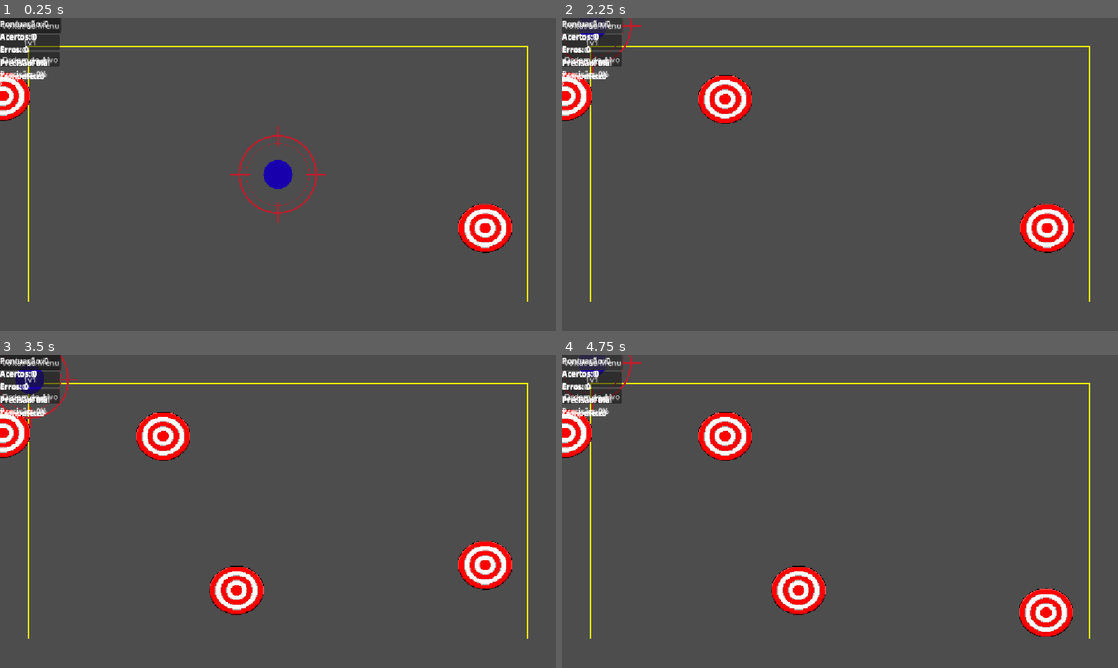
Above: before the commit, frames 1-4 (two rows, left to right).
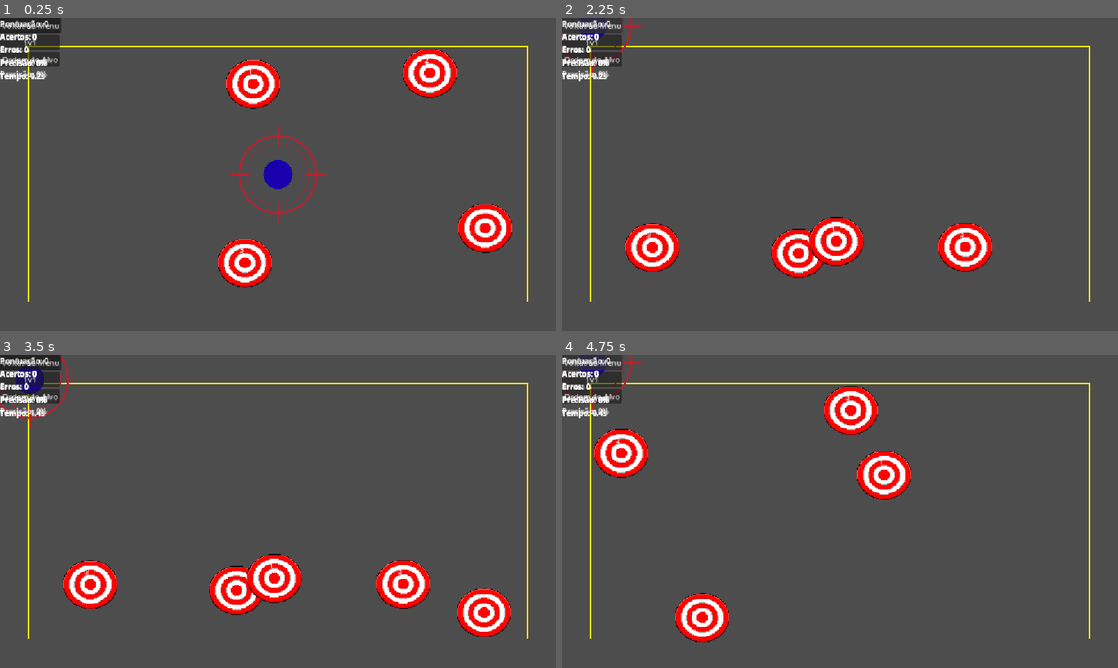
Above: after the commit, the same moments.

Repository: ditoslv/JOGO_CG2VA
Game: Godot game, scene res://main.tscn
Same seed, same stepped clock (60 frames per second), same inputs: the game is played once before the commit and once after it.
Inputs:
- Up to frame 1 (0.25 s): no input
- Up to frame 2 (2.25 s): click "1v1" at 0.5 s; click "Ordem do Alvo" at 1.25 s; click "Voltar ao Menu" at 2 s
- Up to frame 3 (3.5 s): click "1v1" at 2.75 s
- Up to frame 4 (4.75 s): click "Ordem do Alvo" at 3.5 s; click "Voltar ao Menu" at 4.25 s

The runs differ from the first frame. In frame 1, 4.4% of the frame differs, in the area x 0-83%, y 0-87%; in frame 2, 7.8%; in frame 3, 8.0%; in frame 4, 9.3%, in the area x 0-92%, y 0-92%.

Commit message:
tentando ajeitar menu e essas coisas da interface
estou ficando maluca

Diff:
--- /dev/null
+++ b/TESTES/Menu.tscn
@@ -0,0 +1,32 @@
+[gd_scene format=3 uid="uid://cgsafqx653u6a"]
+
+[ext_resource type="Script" uid="uid://qdxy1fd2bi5i" path="res://scripts/ui/menu.gd" id="7_r3q2r"]
+
+[node name="Menu" type="Control" unique_id=2089482261]
+layout_mode = 3
+anchors_preset = 0
+offset_right = 40.0
+offset_bottom = 40.0
+script = ExtResource("7_r3q2r")
+
+[node name="VBoxContainer" type="VBoxContainer" parent="." unique_id=1347669332]
+layout_mode = 0
+offset_right = 40.0
+offset_bottom = 40.0
+
+[node name="Button" type="Button" parent="VBoxContainer" unique_id=650934093]
+layout_mode = 2
+text = "Solo"
+
+[node name="Button2" type="Button" parent="VBoxContainer" unique_id=200197031]
+layout_mode = 2
+text = "1v1
+"
+
+[node name="Button3" type="Button" parent="VBoxContainer" unique_id=1784308318]
+layout_mode = 2
+text = "Ordem do Alvo"
+
+[connection signal="pressed" from="VBoxContainer/Button" to="." method="_on_button_pressed"]
+[connection signal="pressed" from="VBoxContainer/Button2" to="." method="_on_button_2_pressed"]
+[connection signal="pressed" from="VBoxContainer/Button3" to="." method="_on_button_3_pressed"]
--- a/TESTES/Teste_core.tscn
+++ b/TESTES/Teste_core.tscn
@@ -6,7 +6,7 @@
 [ext_resource type="Script" uid="uid://cllj5s26xrkvq" path="res://scripts/Core/Disparo.gd" id="2_jux5a"]
 [ext_resource type="Script" uid="uid://buup8ds55ltry" path="res://scripts/Core/TargetSpawner.gd" id="3_vcogu"]
 [ext_resource type="PackedScene" uid="uid://cyg2v6d3pvwo2" path="res://scenes/Targets/Target.tscn" id="4_target"]
-[ext_resource type="Script" uid="uid://qdxy1fd2bi5i" path="res://scripts/ui/menu.gd" id="7_46cfb"]
+[ext_resource type="PackedScene" uid="uid://cgsafqx653u6a" path="res://TESTES/Menu.tscn" id="7_46cfb"]
 [ext_resource type="PackedScene" uid="uid://dydgxgiy8lrrk" path="res://scenes/modes/order_mode.tscn" id="8_38t1j"]
 [ext_resource type="PackedScene" uid="uid://bb5y78wdwf46d" path="res://scenes/ui/hud.tscn" id="9_142bc"]
 [ext_resource type="PackedScene" uid="uid://bia2ga1ibfc4d" path="res://scenes/ui/result_screen.tscn" id="10_vxhi4"]
@@ -34,30 +34,7 @@
 offset_right = 40.0
 offset_bottom = 23.0
 
-[node name="Menu" type="Control" parent="." unique_id=580907947]
-layout_mode = 3
-anchors_preset = 0
-offset_right = 40.0
-offset_bottom = 40.0
-script = ExtResource("7_46cfb")
-
-[node name="VBoxContainer" type="VBoxContainer" parent="Menu" unique_id=2097245433]
-layout_mode = 0
-offset_right = 40.0
-offset_bottom = 40.0
-
-[node name="Button" type="Button" parent="Menu/VBoxContainer" unique_id=1332493251]
-layout_mode = 2
-text = "Solo"
-
-[node name="Button2" type="Button" parent="Menu/VBoxContainer" unique_id=2068690506]
-layout_mode = 2
-text = "1v1
-"
-
-[node name="Button3" type="Button" parent="Menu/VBoxContainer" unique_id=1608311938]
-layout_mode = 2
-text = "Ordem do Alvo"
+[node name="Menu" parent="." unique_id=2089482261 instance=ExtResource("7_46cfb")]
 
 [node name="OrderMode" parent="." unique_id=1456624125 instance=ExtResource("8_38t1j")]
 
@@ -65,10 +42,7 @@
 
 [node name="ResultScreen" parent="." unique_id=1989643837 instance=ExtResource("10_vxhi4")]
 
-[connection signal="pressed" from="Menu/VBoxContainer/Button" to="Menu" method="_on_button_pressed"]
-[connection signal="pressed" from="Menu/VBoxContainer/Button2" to="Menu" method="_on_button_2_pressed"]
-[connection signal="pressed" from="Menu/VBoxContainer/Button3" to="Menu" method="_on_button_3_pressed"]
-
+[editable path="Menu"]
 [editable path="OrderMode"]
 [editable path="OrderMode/HUD"]
 [editable path="HUD"]
--- a/scenes/menu/Menu.tscn
+++ b/scenes/menu/Menu.tscn
@@ -10,6 +10,20 @@
 [ext_resource type="PackedScene" uid="uid://dydgxgiy8lrrk" path="res://scenes/modes/order_mode.tscn" id="8_1upmo"]
 [ext_resource type="PackedScene" uid="uid://bb5y78wdwf46d" path="res://scenes/ui/hud.tscn" id="9_2l3mi"]
 [ext_resource type="PackedScene" uid="uid://bia2ga1ibfc4d" path="res://scenes/ui/result_screen.tscn" id="10_aav4f"]
+
+[sub_resource type="GDScript" id="GDScript_wn3gm"]
+script/source = "extends Node2D
+
+
+# Called when the node enters the scene tree for the first time.
+func _ready() -> void:
+	pass # Replace with function body.
+
+
+# Called every frame. 'delta' is the elapsed time since the previous frame.
+func _process(delta: float) -> void:
+	pass
+"
 
 [node name="TesteCore" type="Node2D" unique_id=427464315]
 script = ExtResource("1_h07w3")
@@ -61,6 +75,9 @@
 
 [node name="OrderMode" parent="." unique_id=1456624125 instance=ExtResource("8_1upmo")]
 
+[node name="Mira" parent="OrderMode" index="0" unique_id=1511470903]
+script = SubResource("GDScript_wn3gm")
+
 [node name="HUD" parent="." unique_id=494623424 instance=ExtResource("9_2l3mi")]
 
 [node name="ResultScreen" parent="." unique_id=1989643837 instance=ExtResource("10_aav4f")]
--- a/scripts/modes/order_mode.gd
+++ b/scripts/modes/order_mode.gd
@@ -7,7 +7,7 @@
 const TARGET_SCENE := preload("res://scenes/Targets/Target.tscn")
 
 # Área onde os alvos podem aparecer (ajuste conforme o tamanho da sua cena)
-var area_spawn: Rect2 = Rect2(Vector2(-300, -200), Vector2(600, 400))
+var area_spawn: Rect2 = Rect2(Vector2(100, 100), Vector2(800, 450))
 
 var quantidade_alvos: int = 3          # progressão: 3 -> 4-5 -> movimento -> rotação/escala
 var sequencia_correta: Array = []
@@ -123,9 +123,28 @@
 
 func rodada_concluida() -> void:
 	print("Sequência completa!")
-	quantidade_alvos += 1  # progressão de dificuldade
-	# AJUSTAR: aqui entra a chamada pra ResultScreen quando a rodada acabar de vez
-	iniciar_rodada()
+
+	# Para o cronômetro
+	hud.parar_cronometro()
+
+	# Guarda o tempo final antes de esconder o HUD
+	var tempo_final = hud.obter_tempo()
+
+	# Pega os resultados atuais da partida
+	var resultado = ScoreSystem.obter_resultado_final()
+
+	# Esconde o HUD
+	hud.hide()
+
+	# Carrega a tela de resultados
+	var result_scene = preload("res://scenes/ui/result_screen.tscn")
+	var result_screen = result_scene.instantiate()
+
+	# Adiciona a tela de resultados
+	add_child(result_screen)
+
+	# Mostra o resultado do jogador
+	result_screen.exibir_resultado_single(resultado, tempo_final)
 
 
 func _limpar_alvos_antigos() -> void:
--- a/scripts/ui/hud.gd
+++ b/scripts/ui/hud.gd
@@ -1,13 +1,28 @@
 extends Control
+
 
 @onready var label_pontuacao = $VBoxContainer/LabelPontuacao
 @onready var label_acertos = $VBoxContainer/LabelAcertos
 @onready var label_erros = $VBoxContainer/LabelErros
 @onready var label_precisao = $VBoxContainer/LabelPrecisao
+@onready var label_cronometro = $VBoxContainer/LabelCronometro
+
+
+var tempo_decorrido: float = 0.0
+var cronometro_ativo: bool = true
+
 
 func _ready() -> void:
 	ScoreSystem.score_updated.connect(_atualizar_hud)
 	_atualizar_hud(ScoreSystem.obter_resultado_final())
+
+	label_cronometro.text = "Tempo: 0.0s"
+
+
+func _process(delta: float) -> void:
+	if cronometro_ativo:
+		tempo_decorrido += delta
+		label_cronometro.text = "Tempo: %.1fs" % tempo_decorrido
 
 
 func _atualizar_hud(dados: Dictionary) -> void:
@@ -15,3 +30,16 @@
 	label_acertos.text = "Acertos: %d" % dados["acertos"]
 	label_erros.text = "Erros: %d" % dados["erros"]
 	label_precisao.text = "Precisão: %.0f%%" % (dados["precisao"] * 100)
+
+
+func iniciar_cronometro() -> void:
+	tempo_decorrido = 0.0
+	cronometro_ativo = true
+
+
+func parar_cronometro() -> void:
+	cronometro_ativo = false
+
+
+func obter_tempo() -> float:
+	return tempo_decorrido
--- a/scripts/ui/menu.gd
+++ b/scripts/ui/menu.gd
@@ -1,23 +1,21 @@
 extends Control
 
 
-# Called when the node enters the scene tree for the first time.
 func _ready() -> void:
-	pass # Replace with function body.
-
-
-# Called every frame. 'delta' is the elapsed time since the previous frame.
-func _process(delta: float) -> void:
+	# Garante que o menu esteja pronto para receber os cliques.
 	pass
 
 
+# Botão Modo Solo
 func _on_button_pressed() -> void:
-	pass # Replace with function body.
+	get_tree().change_scene_to_file("res://scenes/modes/solo_mode.tscn")
 
 
+# Botão Modo 1v1
 func _on_button_2_pressed() -> void:
-	pass # Replace with function body.
+	get_tree().change_scene_to_file("res://scenes/modes/versus_mode.tscn")
 
 
-func _on_button_3_pressed():
+# Botão Modo Ordem do Alvo
+func _on_button_3_pressed() -> void:
 	get_tree().change_scene_to_file("res://scenes/modes/order_mode.tscn")
--- a/scripts/ui/result_screen.gd
+++ b/scripts/ui/result_screen.gd
@@ -1,11 +1,54 @@
 extends Control
 
-
-# Called when the node enters the scene tree for the first time.
-func _ready() -> void:
-	pass # Replace with function body.
+@onready var painel_jogador1: VBoxContainer = $PainelJogador1
+@onready var painel_jogador2: VBoxContainer = $PainelJogador2
+@onready var label_vencedor: Label = $LabelVencedor
+@onready var botao_voltar: Button = $Button
 
 
-# Called every frame. 'delta' is the elapsed time since the previous frame.
-func _process(delta: float) -> void:
-	pass
+func _ready() -> void:
+	botao_voltar.pressed.connect(_on_voltar_pressed)
+
+	# Comportamento padrão (Solo / Ordem do Alvo): mostra o resultado atual do ScoreSystem
+	painel_jogador2.visible = false
+	label_vencedor.visible = false
+	exibir_resultado_single(ScoreSystem.obter_resultado_final())
+
+
+## dados: Dictionary no formato de ScoreSystem.obter_resultado_final()
+## tempo: tempo da rodada em segundos (opcional, -1.0 = não informado)
+func exibir_resultado_single(dados: Dictionary, tempo: float = -1.0) -> void:
+	_preencher_painel(painel_jogador1, dados, tempo)
+
+
+## Usada pelo Modo 1v1 (Integrante A): recebe o resultado de cada jogador,
+## mostra os dois painéis e aponta o vencedor por pontuação.
+func exibir_resultado_versus(dados_jogador1: Dictionary, dados_jogador2: Dictionary,
+		tempo1: float = -1.0, tempo2: float = -1.0) -> void:
+	painel_jogador2.visible = true
+	label_vencedor.visible = true
+
+	_preencher_painel(painel_jogador1, dados_jogador1, tempo1)
+	_preencher_painel(painel_jogador2, dados_jogador2, tempo2)
+
+	if dados_jogador1["pontuacao"] > dados_jogador2["pontuacao"]:
+		label_vencedor.text = "Vencedor: Jogador 1!"
+	elif dados_jogador2["pontuacao"] > dados_jogador1["pontuacao"]:
+		label_vencedor.text = "Vencedor: Jogador 2!"
+	else:
+		label_vencedor.text = "Empate!"
+
+
+func _preencher_painel(painel: VBoxContainer, dados: Dictionary, tempo: float) -> void:
+	painel.get_node("LabelPontuaçãoFinal").text = "Pontuação: %d" % dados["pontuacao"]
+	painel.get_node("LabelAcertosFinal").text = "Acertos: %d" % dados["acertos"]
+	painel.get_node("LabelErrosFinal").text = "Erros: %d" % dados["erros"]
+	painel.get_node("LabelPrecisaoFinal").text = "Precisão: %.0f%%" % (dados["precisao"] * 100)
+	if tempo >= 0.0:
+		painel.get_node("LabelTempoFinal").text = "Tempo: %.1fs" % tempo
+	else:
+		painel.get_node("LabelTempoFinal").text = "Tempo: —"
+
+
+func _on_voltar_pressed() -> void:
+	get_tree().change_scene_to_file("res://scenes/menu/Menu.tscn")
